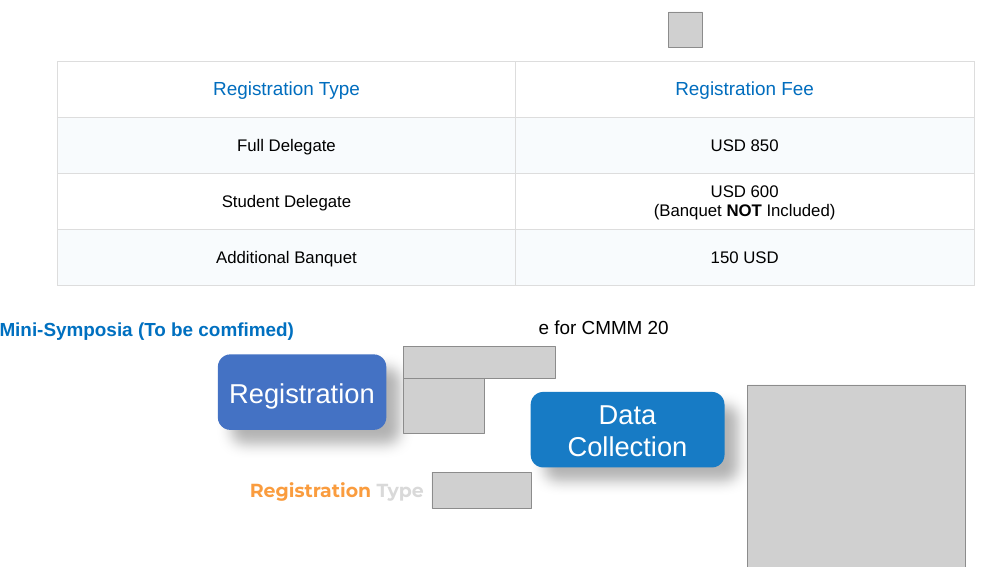
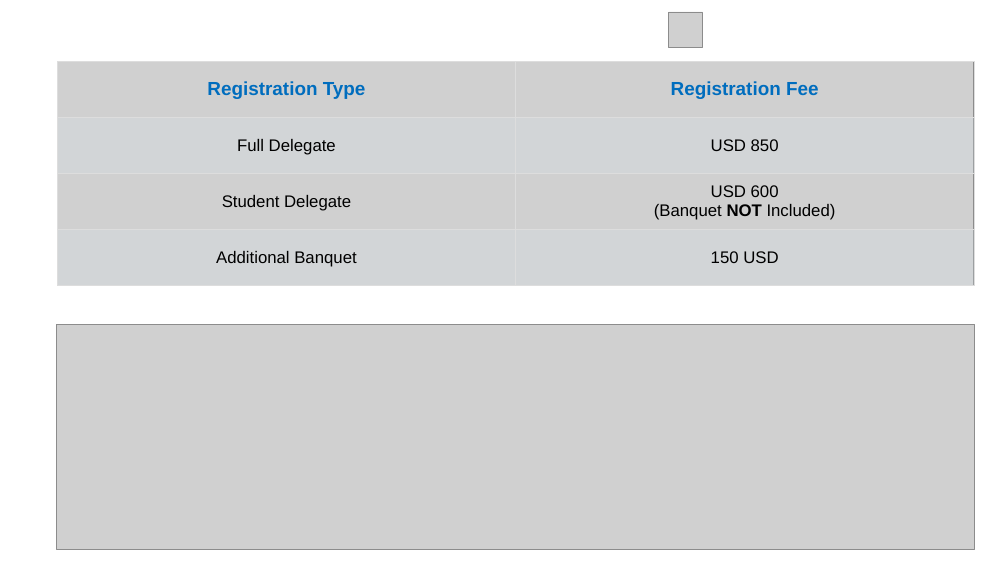
Before and after one commit to zhangxy911/zhangxy911.github.io, a slide deck: slide 3 of assets/figures.pptx. Drawn at 1008x567 pixels with LibreOffice and Linux fonts; fonts in the diff are those of the drawing; grey boxes stand for pictures; background and template pictures are left out. Boxes give left, top, right and bottom in pixels: in the first picture for what was removed or moved away, otherwise in the second. Text is boxed around its words. In the diff, an @@ line names an element or a change of style, - is before the commit and + after.

```diff
--- a/assets/figures.pptx
+++ b/assets/figures.pptx
@@ table at bbox=[57, 61, 974, 285] @@
@@ bold on in "Registration Type", "Registration Fee" @@
@@ picture added at bbox=[57, 61, 974, 285] @@
@@ text removed at bbox=[0, 322, 293, 340] @@
-Mini-Symposia (To be comfimed)
@@ picture added at bbox=[57, 324, 975, 550] @@
@@ text removed at bbox=[539, 320, 669, 335] @@
-e for CMMM 20
@@ rounded rectangle removed at bbox=[218, 355, 386, 430] @@
-Registration
@@ picture removed at bbox=[404, 347, 556, 379] @@
@@ picture removed at bbox=[404, 376, 485, 433] @@
@@ picture removed at bbox=[748, 385, 966, 567] @@
@@ rounded rectangle removed at bbox=[531, 392, 724, 467] @@
-Data Collection
@@ text removed at bbox=[250, 477, 424, 503] @@
-Registration Type
@@ picture removed at bbox=[432, 473, 531, 509] @@
```
Also in this commit, not shown: 1 slide added, 1 slide removed, 1 other file.
